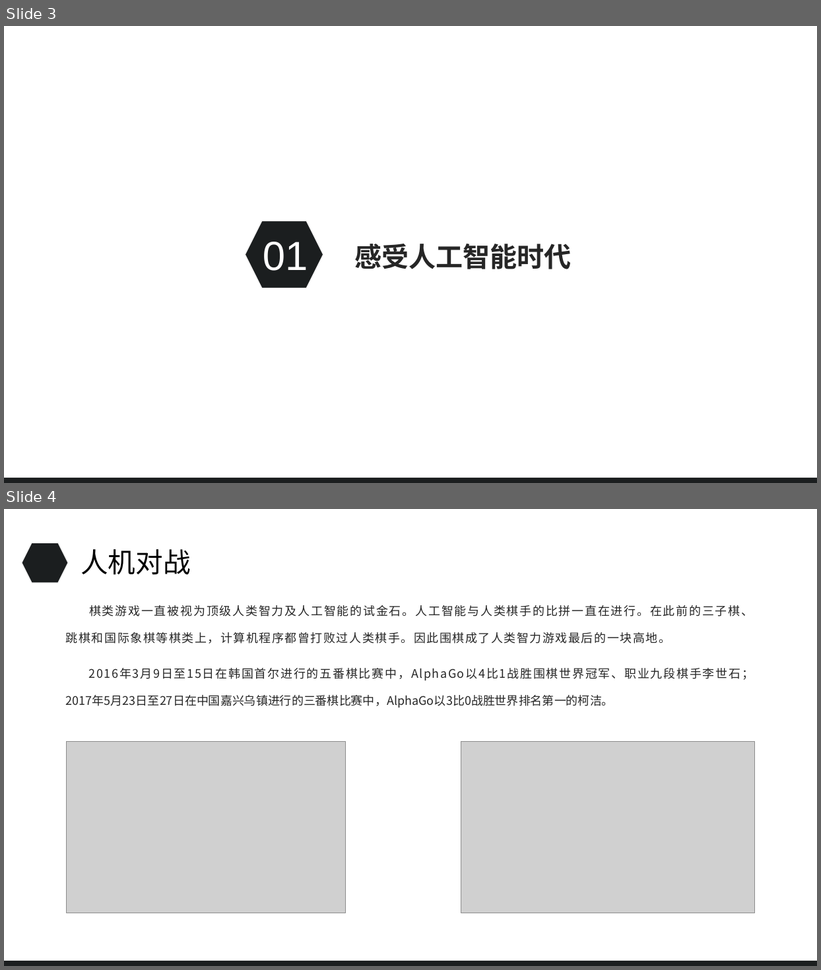
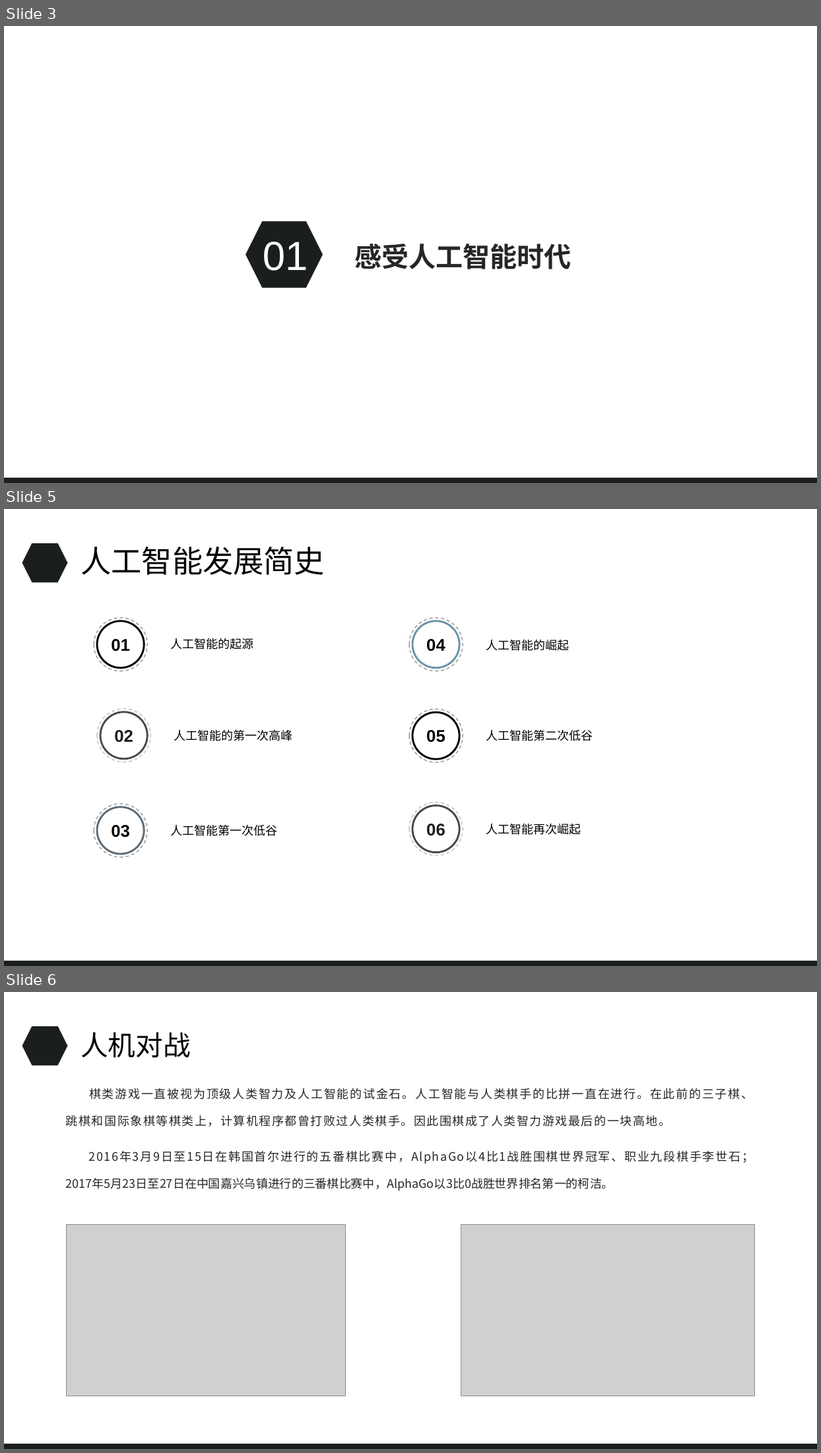
Before and after one commit to a1401358759/TensorFlow, a slide deck: 基于TensorFlow实现图像识别应用.pptx. Shown one above the other, each under a label of ours: slides 3 and 4 before the commit, slides 3, 5 and 6 after it; the slides between them are not shown. The pictures are 821x970 and 821x1453 pixels, drawn with LibreOffice and Linux fonts; fonts in the diff are those of the drawing; grey boxes stand for pictures; background and template pictures are left out. Boxes give left, top, right and bottom in pixels: in the first picture for what was removed or moved away, otherwise in the second. Text is boxed around its words. In the diff, an @@ line names an element or a change of style, - is before the commit and + after.

```diff
--- a/基于TensorFlow实现图像识别应用.pptx
+++ b/基于TensorFlow实现图像识别应用.pptx
@@ slide 5 added at box(4, 509, 817, 966), background #FFFFFF; not listed: 2 template elements that a slide beside it also shows @@
@@ text added at box(81, 547, 325, 575), 36 pt, text #000000 @@
+人工智能发展简史
@@ ellipse added at box(94, 618, 147, 671), outline #929292 1 pt dashed @@
@@ ellipse added at box(97, 621, 145, 668), outline #000000 2.25 pt, 20 pt, text #000000, bold @@
+01
@@ ellipse added at box(410, 618, 463, 671), outline #929292 1 pt dashed @@
@@ ellipse added at box(413, 621, 459, 668), outline #6B94A7 2.25 pt, 20 pt, text #000000, bold @@
+04
@@ text added at box(170, 638, 253, 650), 14 pt, text #000000 @@
+人工智能的起源
@@ text added at box(486, 640, 569, 651), 14 pt, text #000000 @@
+人工智能的崛起
@@ ellipse added at box(97, 709, 151, 762), outline #BFBFBF 1 pt dashed @@
@@ ellipse added at box(100, 712, 147, 759), outline #444A4D 2.25 pt, 20 pt, text #1B1E1F, bold @@
+02
@@ ellipse added at box(410, 709, 463, 762), outline #929292 1 pt dashed @@
@@ ellipse added at box(413, 713, 459, 760), outline #000000 2.25 pt, 20 pt, text #000000, bold @@
+05
@@ text added at box(174, 730, 292, 741), 14 pt, text #000000 @@
+人工智能的第一次高峰
@@ text added at box(486, 730, 593, 741), 14 pt, text #000000 @@
+人工智能第二次低谷
@@ ellipse added at box(94, 804, 147, 858), outline #929292 1 pt dashed @@
@@ ellipse added at box(410, 803, 463, 856), outline #BFBFBF 1 pt dashed @@
@@ ellipse added at box(97, 807, 145, 854), outline #5D6C77 2.25 pt, 20 pt, text #000000, bold @@
+03
@@ text added at box(170, 825, 277, 836), 14 pt, text #000000 @@
+人工智能第一次低谷
@@ ellipse added at box(413, 806, 459, 853), outline #444A4D 2.25 pt, 20 pt, text #1B1E1F, bold @@
+06
@@ text added at box(486, 824, 581, 835), 14 pt, text #000000 @@
+人工智能再次崛起
@@ what was slide 4 is now slide 6 @@
```
Also in this commit, not shown: 4 slides changed, 3 other slides added, 1 slide removed, 7 other files.
